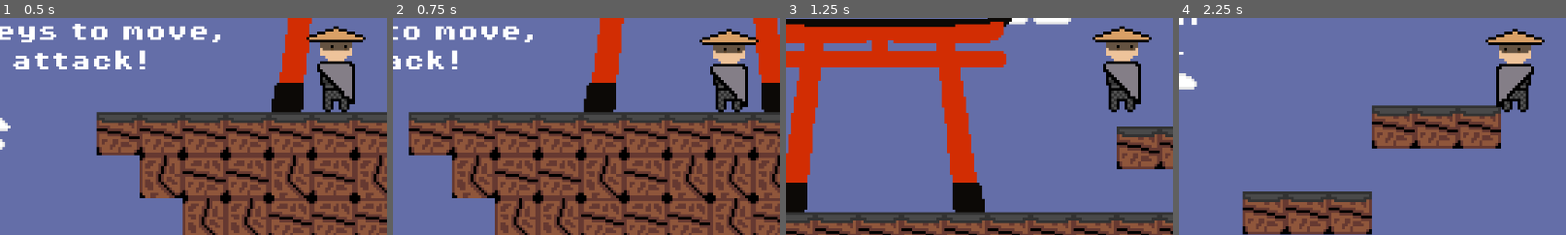
Above: before the commit, frames 1-4 (left to right).
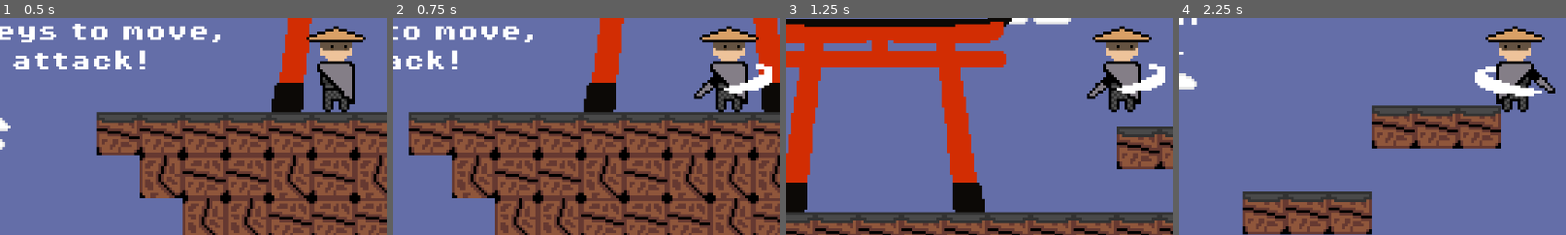
Above: after the commit, the same moments.

Repository: yeetboi-1010/Samurai-Master-Returns
Game: Godot game, scene res://scenes/game.tscn
Two runs of this game, one before a commit and one after it. Both use one fixed random seed, a clock stepped at 60 frames per second and the inputs below.
Inputs:
- Up to frame 1 (0.5 s): no input
- Up to frame 2 (0.75 s): tap Enter at 0.5 s; hold Right (move_right) from 0.53 s (still down); tap Z (Attack, bound only after the commit) at 0.6 s
- Up to frame 3 (1.25 s): keep holding Right (move_right); tap Space (jump) at 0.77 s
- Up to frame 4 (2.25 s): tap Z (Attack, bound only after the commit) at 1.35, 2.1 s; tap Space (jump) at 1.52 s; release Right (move_right) at 2.03 s; hold Left (move_left) from 2.03 s (still down)
The pictures show only the part of the screen within x 7-57%, y 37-87%; the shares and areas given below are measured in that part.

Frame 1 is identical in both runs. In frame 2, 2.4% of the frame differs, in the area x 77-98%, y 3-42%; in frame 3, 1.0%; in frame 4, 2.7%, in the area x 76-98%, y 3-42%.

Commit message:
Kind of got attacking to work (not really)
I'll fix it later :)

Diff:
--- a/project.godot
+++ b/project.godot
@@ -50,6 +50,11 @@
 "events": [Object(InputEventKey,"resource_local_to_scene":false,"resource_name":"","device":-1,"window_id":0,"alt_press …(192 unchanged characters)…
 ]
 }
+Attack={
+"deadzone": 0.2,
+"events": [Object(InputEventKey,"resource_local_to_scene":false,"resource_name":"","device":-1,"window_id":0,"alt_pressed":false,"shift_pressed":false,"ctrl_pressed":false,"meta_pressed":false,"pressed":false,"keycode":0,"physical_keycode":90,"key_label":0,"unicode":122,"location":0,"echo":false,"script":null)
+]
+}
 
 [rendering]
 
--- a/scenes/player.tscn
+++ b/scenes/player.tscn
@@ -5,6 +5,18 @@
 [ext_resource type="Texture2D" uid="uid://crq7pjolfcwjo" path="res://assets/sprites/Samurai/SamuraiOriginal/Samurai-Sheet.png" id="3_qlg0r"]
 [ext_resource type="Texture2D" uid="uid://cogbf7ysybgpa" path="res://assets/sprites/Samurai/SamuraiNewMove/SamuraiRun-Sheet.png" id="4_tuyoq"]
 [ext_resource type="Texture2D" uid="uid://cegbgosc71ctp" path="res://assets/sprites/Samurai/SamuraiNewAttack/SamuraiRevisedAttack-Sheet.png" id="5_qlg0r"]
+
+[sub_resource type="AtlasTexture" id="AtlasTexture_qlg0r"]
+atlas = ExtResource("5_qlg0r")
+region = Rect2(32, 0, 32, 32)
+
+[sub_resource type="AtlasTexture" id="AtlasTexture_l71n6"]
+atlas = ExtResource("5_qlg0r")
+region = Rect2(64, 0, 32, 32)
+
+[sub_resource type="AtlasTexture" id="AtlasTexture_ke2ow"]
+atlas = ExtResource("5_qlg0r")
+region = Rect2(96, 0, 32, 32)
 
 [sub_resource type="AtlasTexture" id="AtlasTexture_fjrip"]
 atlas = ExtResource("2_dqkch")
@@ -82,6 +94,20 @@
 animations = [{
 "frames": [{
 "duration": 1.0,
+"texture": SubResource("AtlasTexture_qlg0r")
+}, {
+"duration": 1.0,
+"texture": SubResource("AtlasTexture_l71n6")
+}, {
+"duration": 1.0,
+"texture": SubResource("AtlasTexture_ke2ow")
+}],
+"loop": true,
+"name": &"attack",
+"speed": 5.0
+}, {
+"frames": [{
+"duration": 1.0,
 "texture": SubResource("AtlasTexture_fjrip")
 }, {
 "duration": 1.0,
@@ -148,58 +174,18 @@
 [sub_resource type="CapsuleShape2D" id="CapsuleShape2D_g2els"]
 radius = 7.0
 
-[sub_resource type="Animation" id="Animation_d2wvv"]
-length = 0.001
-tracks/0/type = "value"
-tracks/0/imported = false
-tracks/0/enabled = true
-tracks/0/path = NodePath("AnimatedSprite2D:frame")
-tracks/0/interp = 1
-tracks/0/loop_wrap = true
-tracks/0/keys = {
-"times": PackedFloat32Array(0),
-"transitions": PackedFloat32Array(1),
-"update": 1,
-"values": [13]
-}
-
-[sub_resource type="Animation" id="Animation_y4r1p"]
-resource_name = "attack"
-length = 0.3
-tracks/0/type = "value"
-tracks/0/imported = false
-tracks/0/enabled = true
-tracks/0/path = NodePath("AnimatedSprite2D:frame")
-tracks/0/interp = 1
-tracks/0/loop_wrap = true
-tracks/0/keys = {
-"times": PackedFloat32Array(0, 0.0333333, 0.0666667),
-"transitions": PackedFloat32Array(1, 1, 1),
-"update": 1,
-"values": [13, 14, 15]
-}
-
-[sub_resource type="AnimationLibrary" id="AnimationLibrary_3v2ag"]
-_data = {
-&"RESET": SubResource("Animation_d2wvv"),
-&"attack": SubResource("Animation_y4r1p")
-}
-
 [node name="Player" type="CharacterBody2D"]
 script = ExtResource("1_g2els")
 
 [node name="AnimatedSprite2D" type="AnimatedSprite2D" parent="."]
 position = Vector2(0, -16)
 sprite_frames = SubResource("SpriteFrames_qhqgy")
-animation = &"referenceframes"
+animation = &"attack"
 autoplay = "idle"
-frame = 13
 
 [node name="CollisionShape2D" type="CollisionShape2D" parent="."]
 position = Vector2(0, -15)
 shape = SubResource("CapsuleShape2D_g2els")
 
-[node name="AnimationPlayer" type="AnimationPlayer" parent="."]
-libraries = {
-&"": SubResource("AnimationLibrary_3v2ag")
-}
+[node name="Timer" type="Timer" parent="."]
+wait_time = 0.3
--- /dev/null
+++ b/scenes/temple_checkpoint.tscn
@@ -0,0 +1,22 @@
+[gd_scene load_steps=4 format=3 uid="uid://sehvfoolqyy7"]
+
+[ext_resource type="Texture2D" uid="uid://bvdcni00aw384" path="res://assets/sprites/TempleCheckpoint/TempleCheckpoint.png" id="1_jxtnt"]
+[ext_resource type="Script" path="res://scripts/temple_checkpoint.gd" id="1_okat0"]
+
+[sub_resource type="RectangleShape2D" id="RectangleShape2D_okat0"]
+size = Vector2(40.5, 32)
+
+[node name="TempleCheckpoint" type="Area2D"]
+script = ExtResource("1_okat0")
+
+[node name="Sprite2D" type="Sprite2D" parent="."]
+texture = ExtResource("1_jxtnt")
+
+[node name="CollisionShape2D" type="CollisionShape2D" parent="."]
+position = Vector2(0, 2)
+shape = SubResource("RectangleShape2D_okat0")
+
+[node name="RespawnPoint" type="Marker2D" parent="."]
+position = Vector2(0, -16)
+
+[connection signal="body_entered" from="." to="." method="_on_body_entered"]
--- a/scripts/player.gd
+++ b/scripts/player.gd
@@ -5,7 +5,14 @@
 const JUMP_VELOCITY = -300.0
 
 @onready var animated_sprite: AnimatedSprite2D = $AnimatedSprite2D
+@onready var timer: Timer = $Timer
 
+var attack_ready = true
+
+signal attack_triggered
+
+func _ready():
+	self.connect("attack_triggered", Callable(self, "_on_attack_triggered"))
 
 func _physics_process(delta: float) -> void:
 	# Add the gravity.
@@ -15,6 +22,10 @@
 	# Handle jump.
 	if Input.is_action_just_pressed("jump") and is_on_floor():
 		velocity.y = JUMP_VELOCITY
+
+	#Handle attack initial
+	if Input.is_action_just_pressed("Attack") and attack_ready:
+		emit_signal("attack_triggered")
 
 	# Get the input direction and handle the movement/deceleration.
 	# As good practice, you should replace UI actions with custom gameplay actions.
@@ -31,3 +42,7 @@
 		velocity.x = move_toward(velocity.x, 0, SPEED)
 
 	move_and_slide()
+
+
+func _on_attack_triggered():
+	$AnimatedSprite2D.play("attack")
Binary file added: assets/sprites/TempleCheckpoint/TempleCheckpoint.png
Not shown, added: assets/sprites/TempleCheckpoint/TempleCheckpoint.png.import
